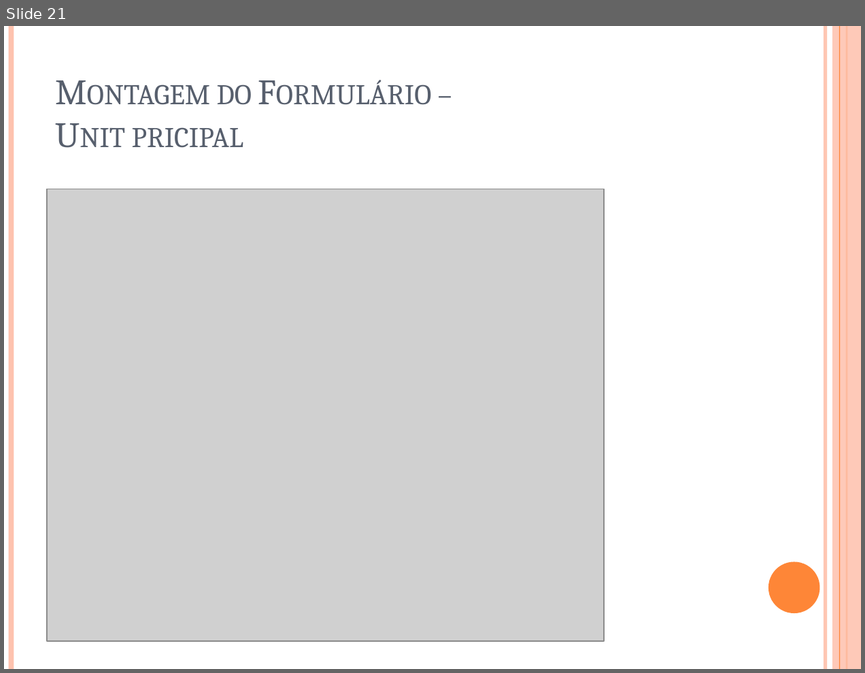
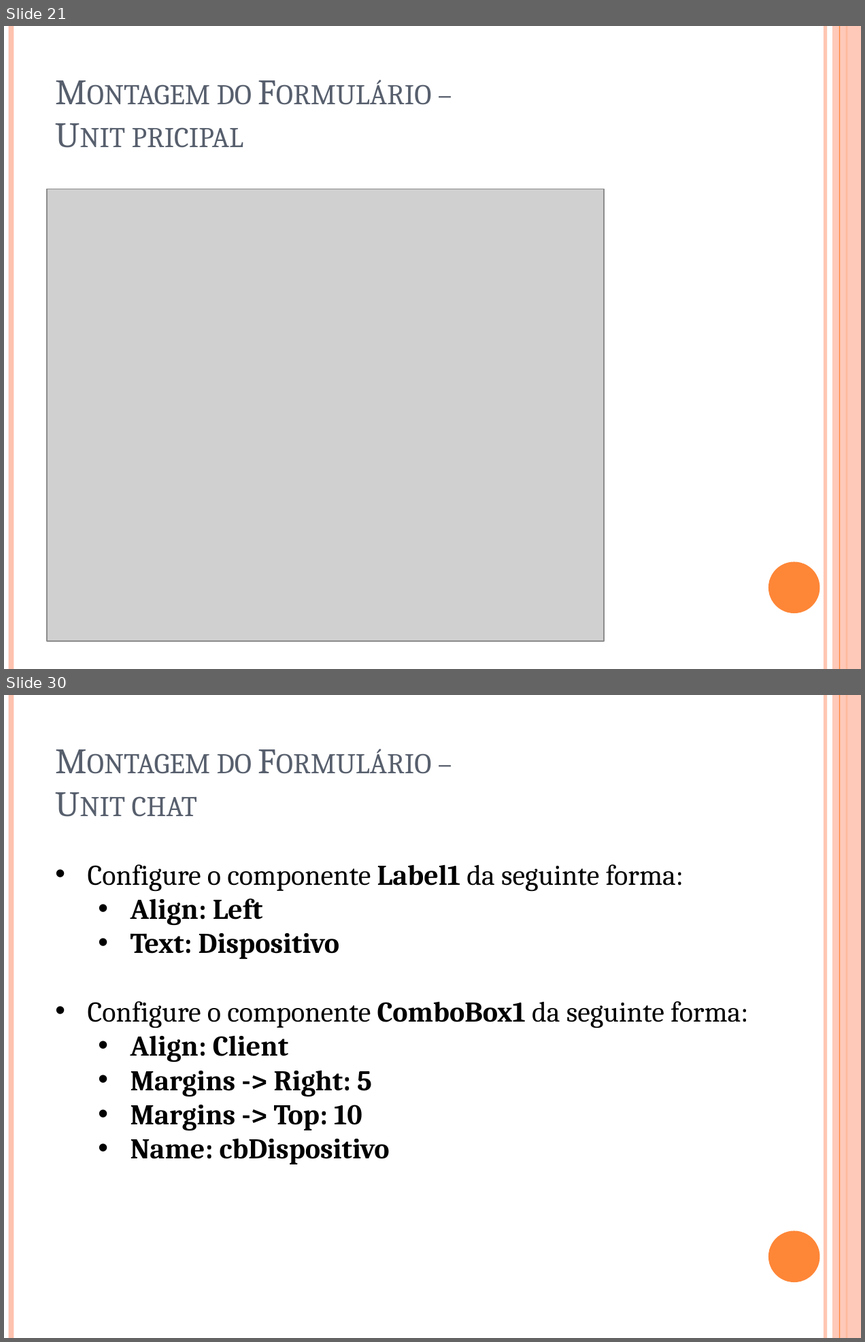
Before and after one commit to igorscandido/Conexao-Bluetooth-usando-Delphi, a slide deck: Stuff/Conexão Bluetooth usando Delphi.pptx. Shown one above the other, each under a label of ours: slide 21 before the commit, slides 21 and 30 after it; the slides between them are not shown. The pictures are 865x673 and 865x1342 pixels, drawn with LibreOffice and Linux fonts; fonts in the diff are those of the drawing; grey boxes stand for pictures. Boxes give left, top, right and bottom in pixels: in the first picture for what was removed or moved away, otherwise in the second. Text is boxed around its words. In the diff, an @@ line names an element or a change of style, - is before the commit and + after.

Commit message:
New Form Chat with Design done and PDF Edited

```diff
--- a/Stuff/Conexão Bluetooth usando Delphi.pptx
+++ b/Stuff/Conexão Bluetooth usando Delphi.pptx
@@ slide 30 added at [4,695,861,1338], background #FFFFFF; not listed: 6 template elements that a slide beside it also shows @@
@@ title added at [132,753,252,817], 30 pt, text #575F6D, small capitals @@
+Montagem do Formulário –
+Unit chat
@@ text added at [88,864,683,959], 24 pt, text #000000 @@
+• Configure o componente Label1 da seguinte forma:
+  • Align: Left
+  • Text: Dispositivo
@@ text added at [88,1001,748,1164], 24 pt, text #000000, bold @@
+• Configure o componente ComboBox1 da seguinte forma:
+  • Align: Client
+  • Margins -> Right: 5
+  • Margins -> Top: 10
+  • Name: cbDispositivo
```
Also in this commit, not shown: 1 slide changed, 15 other slides added, 32 other files.
